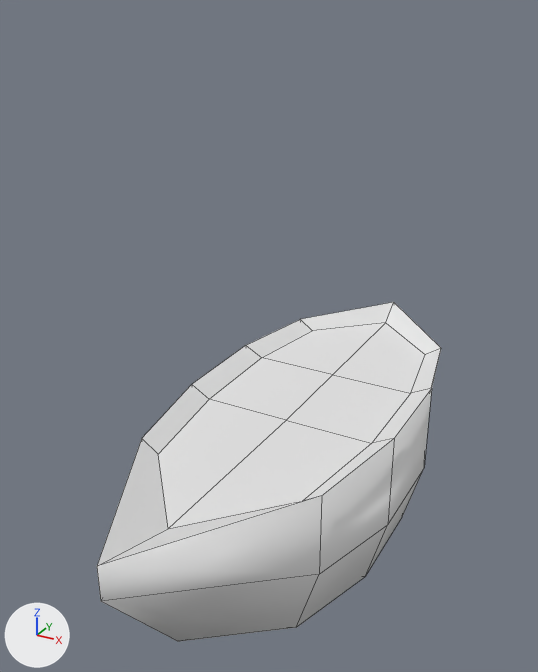
What one commit did to the FBX model Content/ThirdPerson/Meshes/SeaShip.fbx.
Camera for both pictures: a camera (50 mm lens) standing at (7.6, -14.71, 11.78) and looking at (-0.55, 0.1, 4.37). Every picture has the same lights, and +X, +Y and +Z are marked at lower left. Mesh edges are drawn as thin lines.
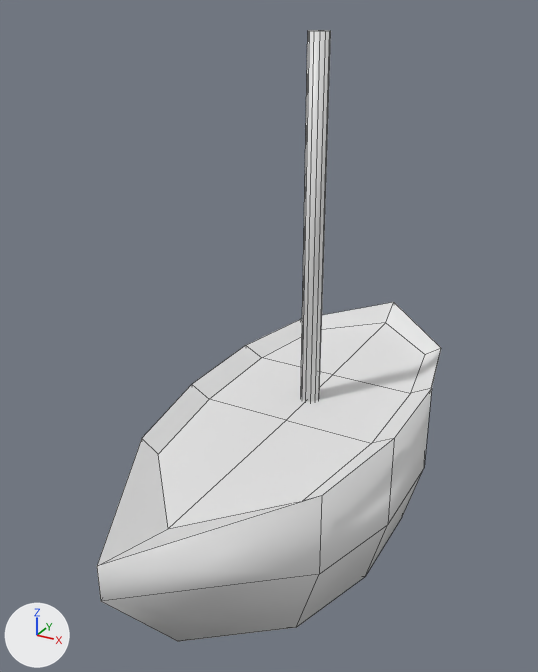
What changed in the scene script:
```text
Change me_cube:
    where me_cube.from_pydata(...)  # 46 vertices, 46 faces; spans x -2.88..2.88, y -7.13..7.78, z -2.88..2.88
    used by ob_cube; location = (0.0, 0.0, 0.0)
    me_cube part 1: a new loose piece, a 12-sided cylinder along z spanning x -0.26..0.26, y 1.14..1.65, z 2.13..11.33, in mat_material (white #e7e7e7)
```

Boxes (x1, y1, x2, y2) around the edits, measured in the pictures (538 x 672 px):
'Cube', reshaped (80% taller)
    before: (97, 302, 441, 642)
    after: (97, 30, 441, 642)
part 1 of me_cube, added
    after: (301, 30, 331, 402)
